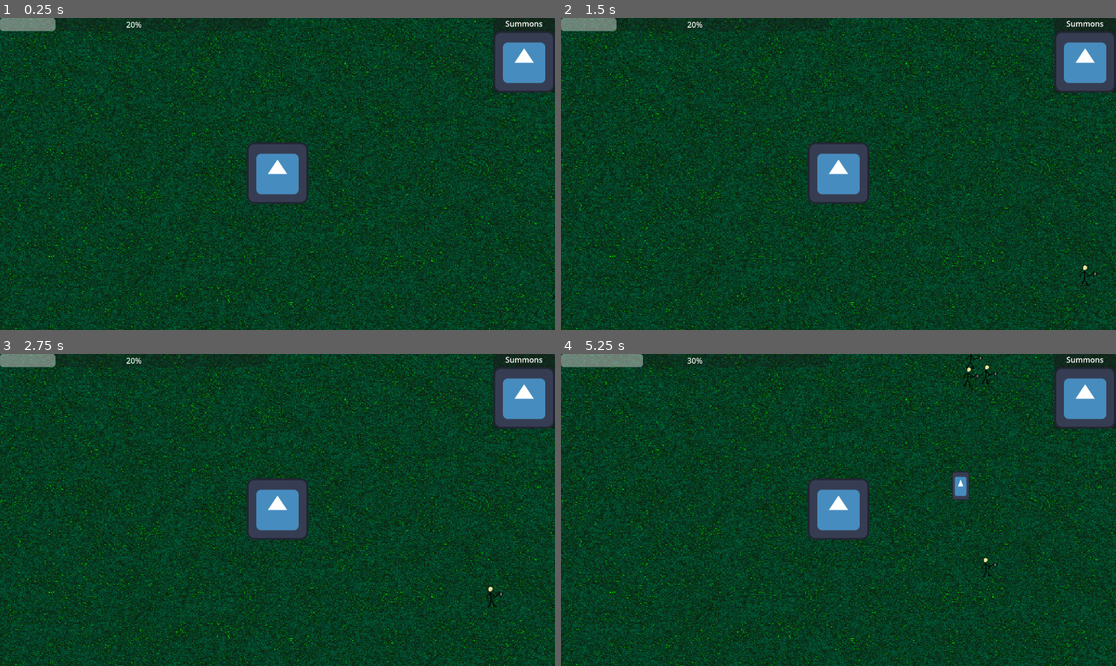
Above: before the commit, frames 1-4 (two rows, left to right).
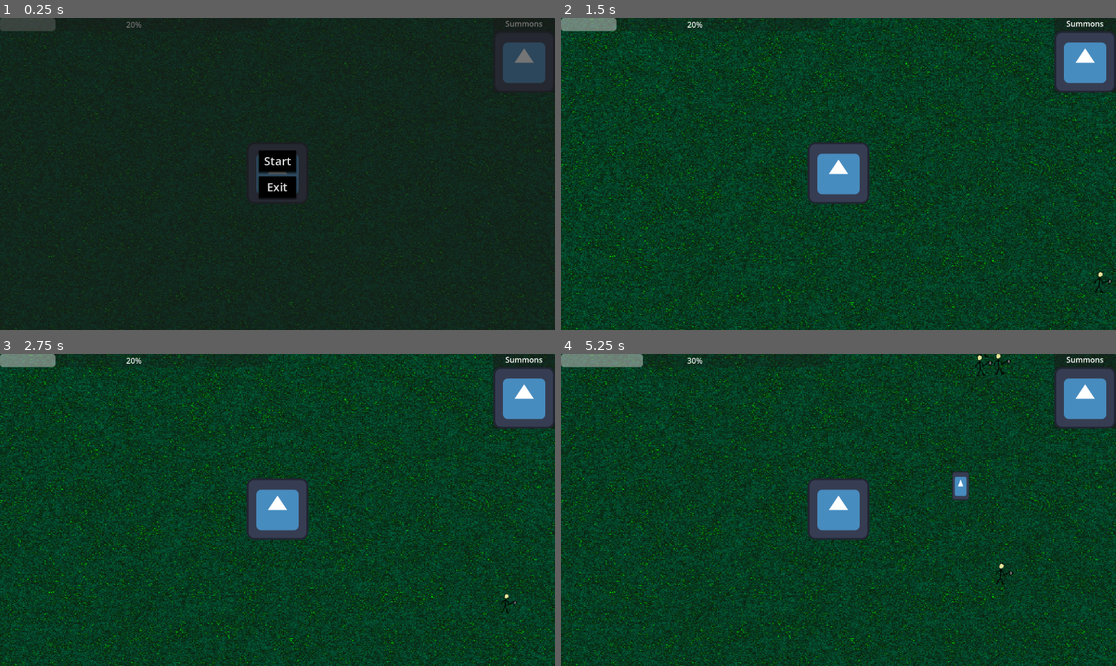
Above: after the commit, the same moments.

Repository: Igorrreha/ldjam-summoning
Game: Godot game, scene res://main.tscn
Two runs of this game, one before a commit and one after it. Both use one fixed random seed, a clock stepped at 60 frames per second and the inputs below. The engine's default icon, where the game draws it, is replaced by a stand-in: a white triangle on a blue panel in a dark square.
Inputs (mouse positions are in pixels of both pictures, inside the frame that each line leads up to):
- Up to frame 1 (0.25 s): no input
- Up to frame 2 (1.5 s): click (838, 161) at 0.5 s, where only the run after the commit has a clickable "Start"; click (1082, 61) at 1.25 s
- Up to frame 3 (2.75 s): click (521, 397) at 2 s
- Up to frame 4 (5.25 s): click (1082, 397) at 2.75 s; tap Enter at 3.5 s; move the mouse to (960, 494) at 3.52 s; tap 1 at 3.6, 5.1 s; click (960, 494) at 3.67 s; drag from (727, 525) to (960, 494) at 4.27 s; move the mouse to (894, 441) at 5.02 s; click (894, 441) at 5.17 s

The runs differ from the first frame. In frame 1, 40% of the frame differs, in the area x 0-100%, y 0-100%; in frame 2, 0.1%; in frame 3, less than 0.1%; in frame 4, 0.3%.

Commit message:
Main menu template

Diff:
--- a/game.tscn
+++ b/game.tscn
@@ -13,6 +13,7 @@
 [ext_resource type="Script" path="res://modules/damageable_area_2d/damageable_area_2d.gd" id="4_6mard"]
 [ext_resource type="Script" path="res://modules/game_progression/game_level/game_level_wave_slot.gd" id="5_cdkvj"]
 [ext_resource type="Resource" uid="uid://dkqib6vae41y4" path="res://modules/enemies/human.tres" id="7_qdjci"]
+[ext_resource type="Resource" uid="uid://cfduuk254rjq8" path="res://modules/game_state_signals/game_state_signals.tres" id="14_mn131"]
 
 [sub_resource type="Gradient" id="Gradient_7wdsv"]
 offsets = PackedFloat32Array(0, 0.324675, 0.753247, 1)
@@ -116,9 +117,9 @@
 
 [node name="LevelsProgressionProcessor" type="Node" parent="." node_paths=PackedStringArray("_enemies_spawner")]
 script = ExtResource("1_ngvcy")
-_autostart = true
 _levels = Array[ExtResource("2_wt1ov")]([SubResource("Resource_r068o")])
 _enemies_spawner = NodePath("../EnemiesSpawner")
+_game_state_signals = ExtResource("14_mn131")
 
 [connection signal="drag_end_on_valid_place" from="SummonDraggingVisulaizer" to="SummonSpawner" method="spawn"]
 [connection signal="dead" from="MainTree" to="MainTree" method="queue_free"]
--- a/main.tscn
+++ b/main.tscn
@@ -1,8 +1,9 @@
-[gd_scene load_steps=4 format=3 uid="uid://c3pkanavhi8ax"]
+[gd_scene load_steps=5 format=3 uid="uid://c3pkanavhi8ax"]
 
 [ext_resource type="PackedScene" uid="uid://d3wss5cdpkfn6" path="res://modules/gamestart_splashscreen/gamestart_splashscreen.tscn" id="1_1r8an"]
 [ext_resource type="PackedScene" uid="uid://dtttoblwtuilw" path="res://game.tscn" id="1_byb6l"]
 [ext_resource type="PackedScene" uid="uid://ovxlsequh7vl" path="res://modules/game_hud/game_hud.tscn" id="1_ui2nv"]
+[ext_resource type="PackedScene" uid="uid://cw5sq1not35fx" path="res://modules/main_menu/main_menu.tscn" id="2_ryy64"]
 
 [node name="Main" type="Node"]
 
@@ -10,6 +11,8 @@
 
 [node name="GameHud" parent="Ui" instance=ExtResource("1_ui2nv")]
 
+[node name="MainMenu" parent="Ui" instance=ExtResource("2_ryy64")]
+
 [node name="GamestartSplashscreen" parent="Ui" instance=ExtResource("1_1r8an")]
 
 [node name="Game" parent="." instance=ExtResource("1_byb6l")]
--- /dev/null
+++ b/modules/default_theme/default_theme.tres
@@ -0,0 +1,36 @@
+[gd_resource type="Theme" load_steps=5 format=3 uid="uid://bbgunevbft2h4"]
+
+[sub_resource type="StyleBoxEmpty" id="StyleBoxEmpty_1caj5"]
+
+[sub_resource type="StyleBoxFlat" id="StyleBoxFlat_ndl5o"]
+bg_color = Color(0.152941, 0.152941, 0.152941, 1)
+expand_margin_left = 10.0
+expand_margin_top = 5.0
+expand_margin_right = 10.0
+expand_margin_bottom = 5.0
+shadow_size = 3
+shadow_offset = Vector2(0, 2)
+
+[sub_resource type="StyleBoxFlat" id="StyleBoxFlat_3g7rn"]
+bg_color = Color(0, 0, 0, 1)
+expand_margin_left = 10.0
+expand_margin_top = 5.0
+expand_margin_right = 10.0
+expand_margin_bottom = 5.0
+shadow_size = 3
+shadow_offset = Vector2(0, 2)
+
+[sub_resource type="StyleBoxFlat" id="StyleBoxFlat_kkvl6"]
+bg_color = Color(0.152941, 0.152941, 0.152941, 1)
+expand_margin_left = 5.0
+expand_margin_right = 5.0
+shadow_size = 3
+shadow_offset = Vector2(0, 2)
+
+[resource]
+Button/font_sizes/font_size = 24
+Button/styles/focus = SubResource("StyleBoxEmpty_1caj5")
+Button/styles/hover = SubResource("StyleBoxFlat_ndl5o")
+Button/styles/normal = SubResource("StyleBoxFlat_3g7rn")
+Button/styles/pressed = SubResource("StyleBoxFlat_kkvl6")
+VBoxContainer/constants/separation = 20
--- a/modules/game_progression/levels_progression_processor.gd
+++ b/modules/game_progression/levels_progression_processor.gd
@@ -1,4 +1,5 @@
 extends Node
+
 
 
 @export var _autostart: bool
@@ -6,14 +7,24 @@
 @export var _levels: Array[GameLevel]
 
 @export var _enemies_spawner: EnemiesSpawner
+@export var _game_state_signals: GameStateSignals
+
+
+var _started: bool
 
 
 func _ready() -> void:
 	if _autostart:
 		start()
 
+	_game_state_signals.game_started.connect(start)
+
 
 func start() -> void:
+	if _started:
+		return
+
+	_started = true
 	_process_current_level()
 
 
--- /dev/null
+++ b/modules/game_state_signals/game_state_signals.gd
@@ -0,0 +1,7 @@
+class_name GameStateSignals
+extends Resource
+
+
+signal game_started
+signal game_completed
+signal game_over
--- /dev/null
+++ b/modules/game_state_signals/game_state_signals.tres
@@ -0,0 +1,6 @@
+[gd_resource type="Resource" script_class="GameStateSignals" load_steps=2 format=3 uid="uid://cfduuk254rjq8"]
+
+[ext_resource type="Script" path="res://modules/game_state_signals/game_state_signals.gd" id="1_nrj4m"]
+
+[resource]
+script = ExtResource("1_nrj4m")
--- /dev/null
+++ b/modules/main_menu/exit_game_button.gd
@@ -0,0 +1,5 @@
+extends Button
+
+
+func _pressed() -> void:
+	get_tree().quit()
--- /dev/null
+++ b/modules/main_menu/main_menu.tscn
@@ -0,0 +1,41 @@
+[gd_scene load_steps=5 format=3 uid="uid://cw5sq1not35fx"]
+
+[ext_resource type="Theme" uid="uid://bbgunevbft2h4" path="res://modules/default_theme/default_theme.tres" id="1_4boo8"]
+[ext_resource type="Script" path="res://modules/main_menu/start_game_button.gd" id="1_g15ey"]
+[ext_resource type="Resource" uid="uid://cfduuk254rjq8" path="res://modules/game_state_signals/game_state_signals.tres" id="2_kvqye"]
+[ext_resource type="Script" path="res://modules/main_menu/exit_game_button.gd" id="2_w088o"]
+
+[node name="MainMenu" type="Panel"]
+anchors_preset = 15
+anchor_right = 1.0
+anchor_bottom = 1.0
+grow_horizontal = 2
+grow_vertical = 2
+theme = ExtResource("1_4boo8")
+
+[node name="VBoxContainer" type="VBoxContainer" parent="."]
+layout_mode = 1
+anchors_preset = 8
+anchor_left = 0.5
+anchor_top = 0.5
+anchor_right = 0.5
+anchor_bottom = 0.5
+offset_left = -20.0
+offset_top = -20.0
+offset_right = 20.0
+offset_bottom = 20.0
+grow_horizontal = 2
+grow_vertical = 2
+
+[node name="StartGameButton" type="Button" parent="VBoxContainer"]
+layout_mode = 2
+text = "Start"
+script = ExtResource("1_g15ey")
+_game_state_signals = ExtResource("2_kvqye")
+
+[node name="ExitGameButton" type="Button" parent="VBoxContainer"]
+layout_mode = 2
+text = "Exit"
+script = ExtResource("2_w088o")
+
+[connection signal="pressed" from="VBoxContainer/StartGameButton" to="." method="hide"]
--- /dev/null
+++ b/modules/main_menu/start_game_button.gd
@@ -0,0 +1,8 @@
+extends Button
+
+
+@export var _game_state_signals: GameStateSignals
+
+
+func _pressed() -> void:
+	_game_state_signals.game_started.emit()
Not shown: 1 places in game.tscn that only renumber resources
